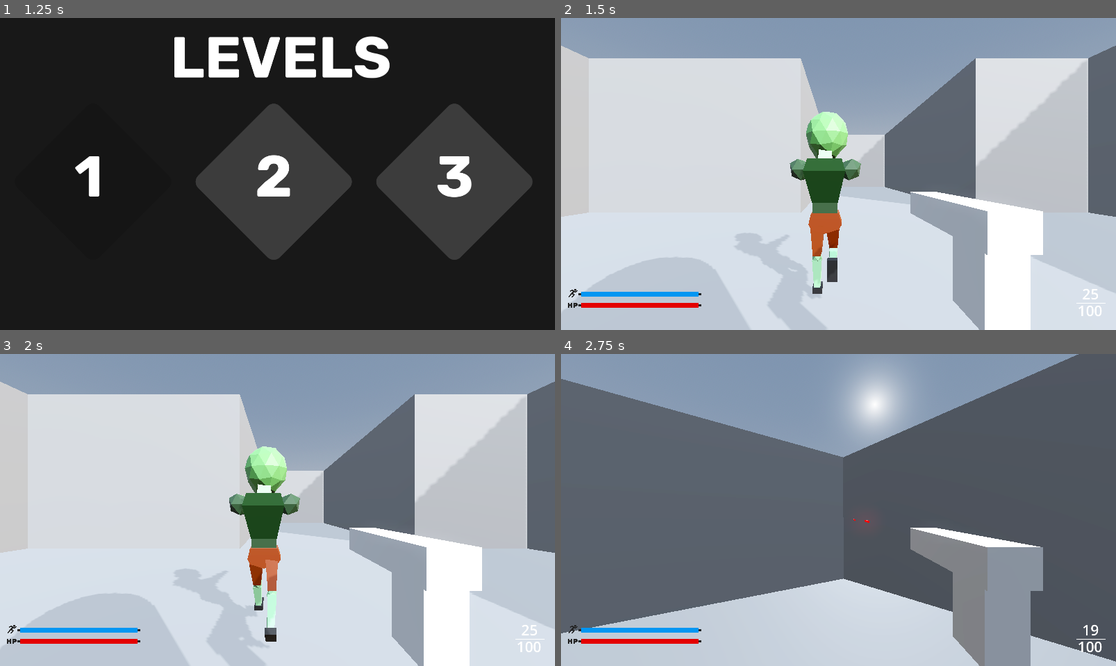
Above: before the commit, frames 1-4 (two rows, left to right).
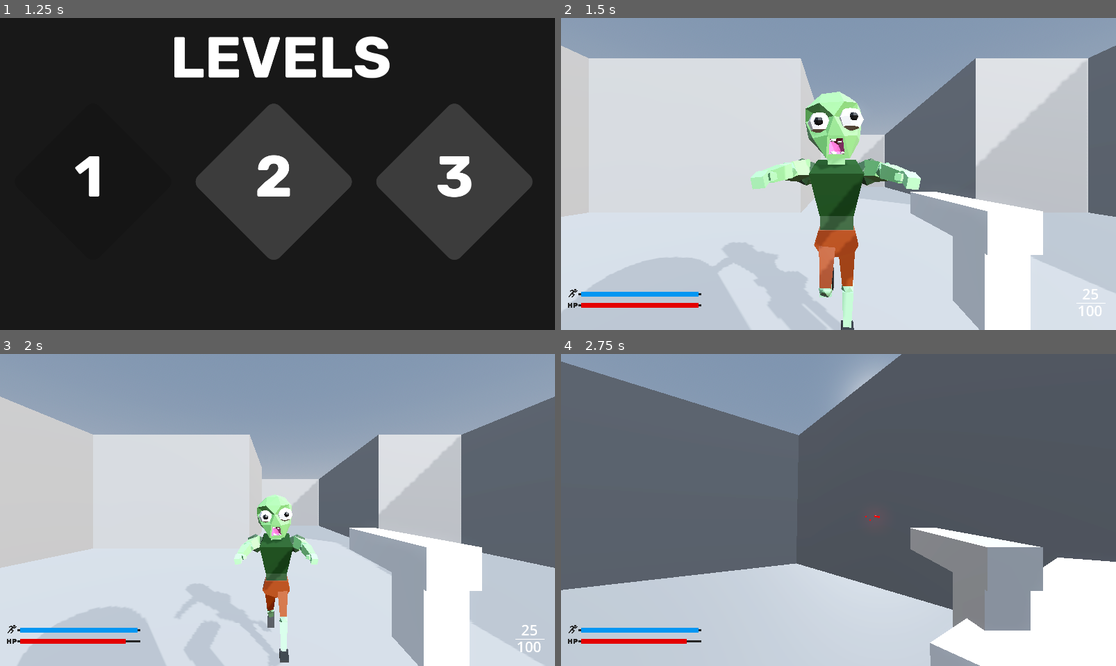
Above: after the commit, the same moments.

Repository: boltnzl/project-override
Game: Godot game, scene res://scenes/mainmenu.tscn
Same seed, same stepped clock (60 frames per second), same inputs: the game is played once before the commit and once after it.
Inputs (mouse positions are in pixels of both pictures, inside the frame that each line leads up to):
- Up to frame 1 (1.25 s): click "PLAY" at 0.5 s
- Up to frame 2 (1.5 s): click (655, 180) at 1.25 s
- Up to frame 3 (2 s): no input
- Up to frame 4 (2.75 s): move the mouse to (866, 510) at 2.02 s; press the mouse at (866, 510) at 2.03 s; hold W (up) from 2.03 s (still down); tap Space (jump) at 2.27 s

Frame 1 is identical in both runs. In frame 2, 7.1% of the frame differs, in the area x 27-65%, y 23-100%; in frame 3, 27%, in the area x 0-100%, y 8-100%; in frame 4, 21%.

Commit message:
start of ammo drop

Diff:
--- a/scenes/level.tscn
+++ b/scenes/level.tscn
@@ -60,6 +60,8 @@
 [sub_resource type="BoxShape3D" id="BoxShape3D_olg7q"]
 size = Vector3(55.1277, 1.24536, 47.9982)
 
+[sub_resource type="NavigationMesh" id="NavigationMesh_mx8sn"]
+
 [sub_resource type="BoxShape3D" id="BoxShape3D_82cfe"]
 size = Vector3(56.7879, 1.35498, 47.9982)
 
@@ -106,6 +108,7 @@
 
 [node name="Enemy" parent="." groups=["enemy"] instance=ExtResource("5_f2txt")]
 transform = Transform3D(4, 0, 0, 0, 4, 0, 0, 0, 4, 0, 4.76773, -6.84672)
+playerlocation = NodePath("../Player")
 
 [node name="Skeleton3D" parent="Enemy/zombie2/metarig" index="0"]
 bones/3/rotation = Quaternion(-0.00422848, -1.19208e-07, -5.04074e-10, 0.999991)
@@ -248,6 +251,10 @@
 transform = Transform3D(54.8643, 0, 0, 0, 1, 0, 0, 0, 43.3429, 0, 0, 0)
 mesh = SubResource("BoxMesh_t1rx8")
 
+[node name="NavigationRegion3D" type="NavigationRegion3D" parent="Map/StaticBody3D"]
+transform = Transform3D(-8.10491e-07, 0, -31.6528, 0, 1, 0, 18.5419, 0, -1.38359e-06, -237.686, 0, -153.037)
+navigation_mesh = SubResource("NavigationMesh_mx8sn")
+
 [node name="Walls" type="Node3D" parent="Map"]
 
 [node name="StaticBody3D12" type="StaticBody3D" parent="Map/Walls"]
--- a/scenes/mainmenu.tscn
+++ b/scenes/mainmenu.tscn
@@ -55,6 +55,7 @@
 alignment = 0
 
 [node name="Project Override" type="Label" parent="."]
+layout_mode = 0
 offset_left = 1007.0
 offset_top = 41.0
 offset_right = 1857.0
--- a/scripts/Player.gd
+++ b/scripts/Player.gd
@@ -154,3 +154,7 @@
 
 		current_mag -= 1
 		_update_ammo_ui()
+
+
+func add_ammo(amount) -> void:
+	total_ammo += amount
--- a/scripts/enemy.gd
+++ b/scripts/enemy.gd
@@ -15,7 +15,6 @@
 var damagehit = 1.0
 
 
-
 func _ready() -> void:
 	player = get_node(playerlocation)
 	progress.max_value = maxhealth
@@ -23,13 +22,13 @@
 
 
 func _process(delta: float) -> void:
-	#velocity = Vector3.ZERO
-	#pathfinder.set_target_position(player.global_transform.origin)
-	#var nextpos = pathfinder.get_next_path_position()
-	#velocity = (nextpos - global_transform.origin).normalized() * SPEED
+	velocity = Vector3.ZERO
+	pathfinder.set_target_position(player.global_transform.origin)
+	var nextpos = pathfinder.get_next_path_position()
+	velocity = (nextpos - global_transform.origin).normalized() * SPEED
 
-#	look_at(Vector3(player.global_position.x, global_position.y, player.global_position.z), Vector3.UP)
-#	move_and_slide()
+	look_at(Vector3(player.global_position.x, global_position.y, player.global_position.z), Vector3.UP)
+	move_and_slide()
 
 	if not incombat:
 		timelasthit += delta
@@ -68,4 +67,10 @@
 		incombat = true
 		timelasthit = 0.0
 		if health <= 0:
+			give_player_ammo(10)
 			queue_free()
+
+
+func give_player_ammo(amount) -> void:
+	if player and player.has_method("add_ammo"):
+		player.add_ammo(amount)
Not shown: 1 places in scenes/level.tscn that only renumber resources
